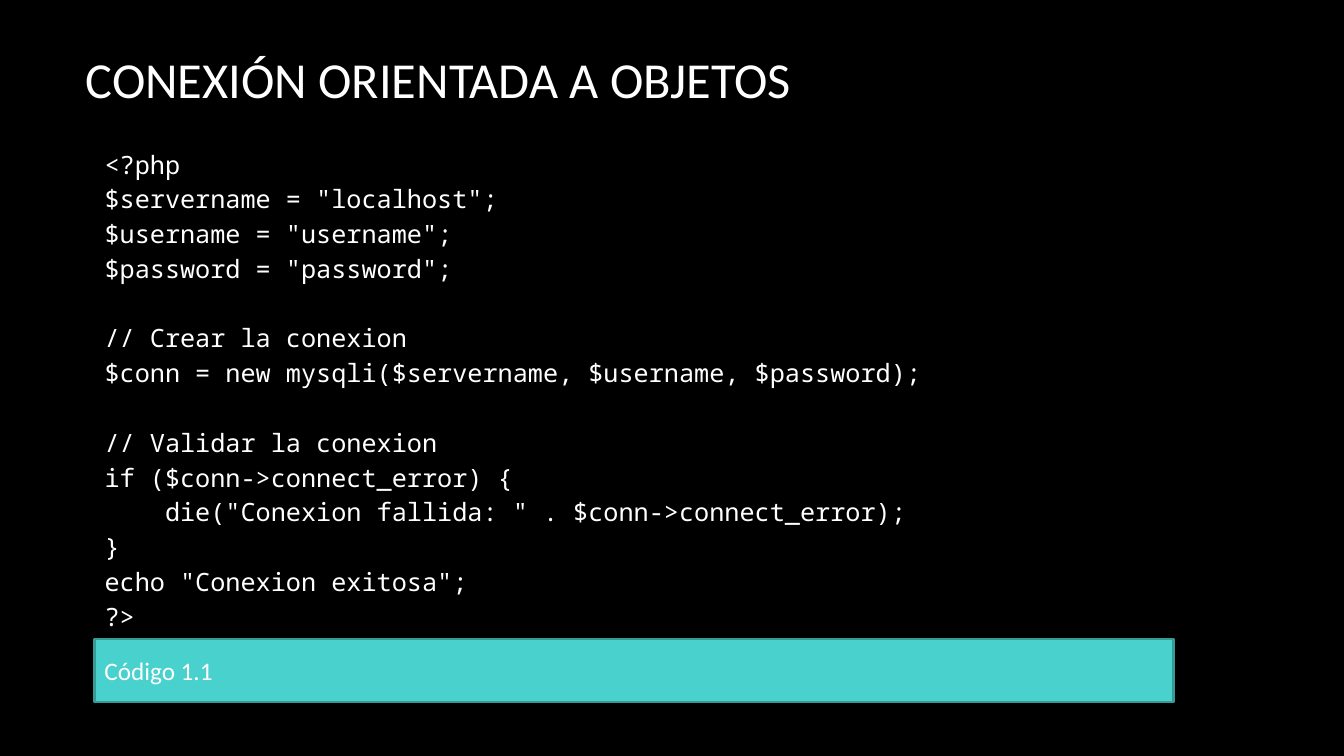
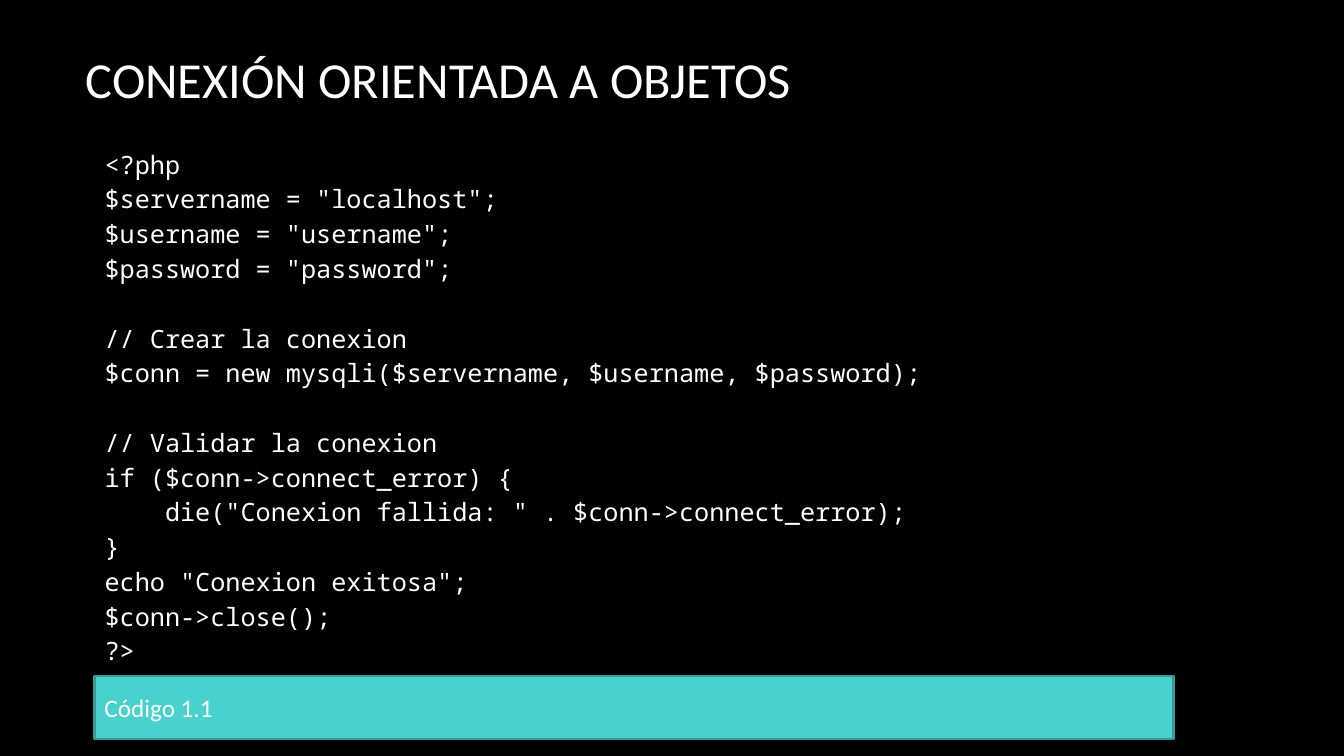
Before and after one commit to erikfer94/fromNoobToMaster, a slide deck: slide 18 of presentaciones/clase_2.pptx (slide 6 before the commit). Drawn at 1344x756 pixels with LibreOffice and Linux fonts; fonts in the diff are those of the drawing; background and template pictures are left out. Boxes give left, top, right and bottom in pixels: in the first picture for what was removed or moved away, otherwise in the second. Text is boxed around its words. In the diff, an @@ line names an element or a change of style, - is before the commit and + after.

```diff
--- a/presentaciones/clase_2.pptx
+++ b/presentaciones/clase_2.pptx
@@ rectangle "<?php": place and size @@
-rectangle "<?php" at box(95, 139, 1175, 639)
+rectangle "<?php" at box(95, 139, 1175, 677)
@@ text in rectangle at box(105, 607, 332, 630): paragraph added @@
+$conn->close();
@@ rectangle "Código 1.1": place and size @@
-rectangle "Código 1.1" at box(95, 639, 1175, 702)
+rectangle "Código 1.1" at box(95, 677, 1175, 739)
```
Also in this commit, not shown: 2 other slides changed, 20 slides added, 8 other files.
